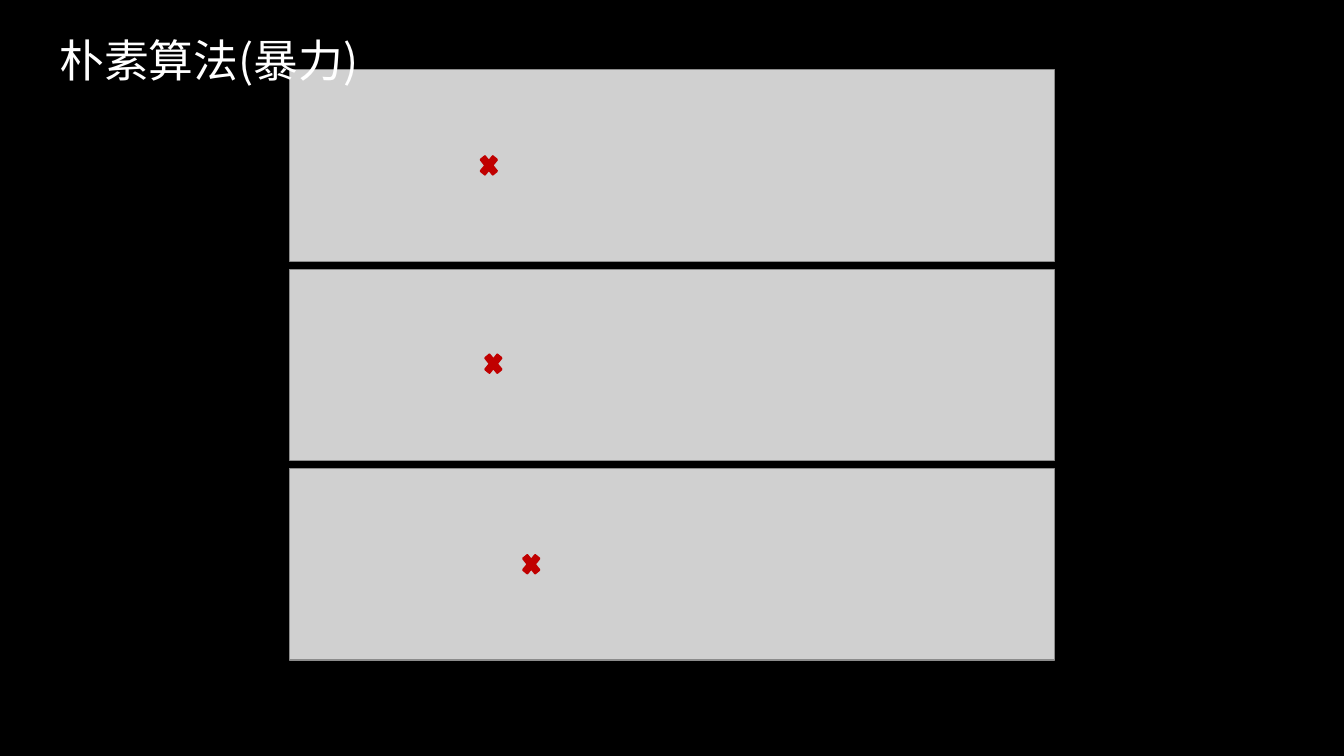
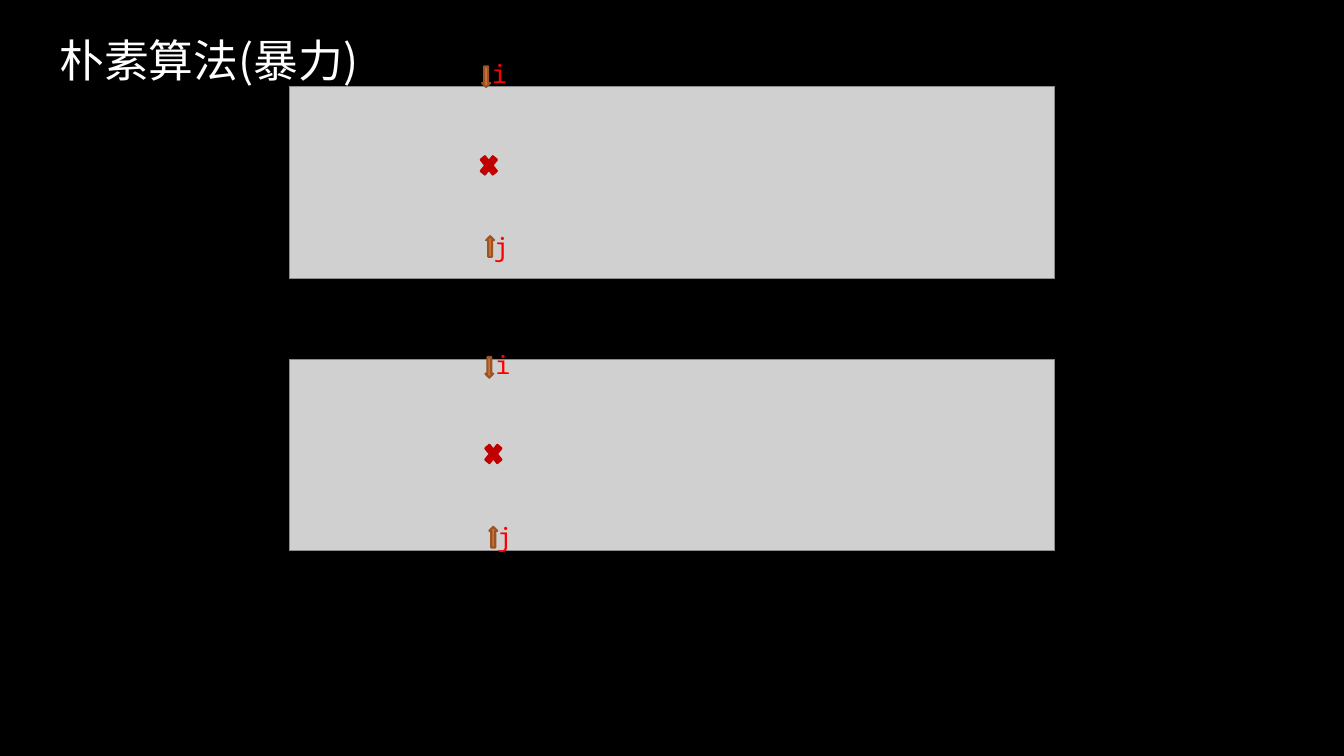
Before and after one commit to gzshawnliang/competitive-programming, a slide deck: slide 2 of doc/Other/KMP算法.pptx. Drawn at 1344x756 pixels with LibreOffice and Linux fonts; fonts in the diff are those of the drawing; grey boxes stand for pictures; background and template pictures are left out. Boxes give left, top, right and bottom in pixels: in the first picture for what was removed or moved away, otherwise in the second. Text is boxed around its words. In the diff, an @@ line names an element or a change of style, - is before the commit and + after.

```diff
--- a/doc/Other/KMP算法.pptx
+++ b/doc/Other/KMP算法.pptx
@@ picture: place and size @@
-picture at (290,70,1055,261)
+picture at (290,87,1055,278)
@@ group added at (482,64,509,262): 2 down arrows, 2 texts @@
+i
+j
@@ picture: place and size @@
-picture at (290,269,1055,461)
+picture at (290,359,1055,551)
@@ cross: place and size @@
-cross at (482,350,505,378)
+cross at (482,440,505,468)
@@ picture removed at (290,469,1055,660) @@
@@ group added at (486,350,512,553): 2 down arrows, 2 texts @@
+i
+j
@@ cross removed at (520,551,543,579) @@
```
Also in this commit, not shown: 6 other slides changed, 3 slides added, 1 slide removed, 2 other files.
